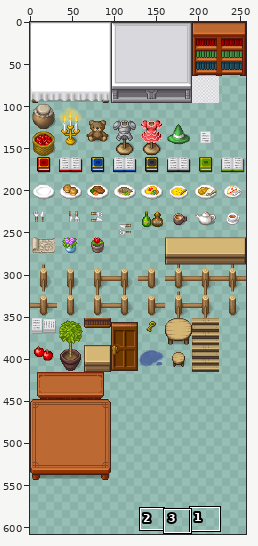
Edited in one commit: sprite sheet (img/ambient.png). The picture above shows the old version from afar; the outline marks the close-up.
Close-up. Before:
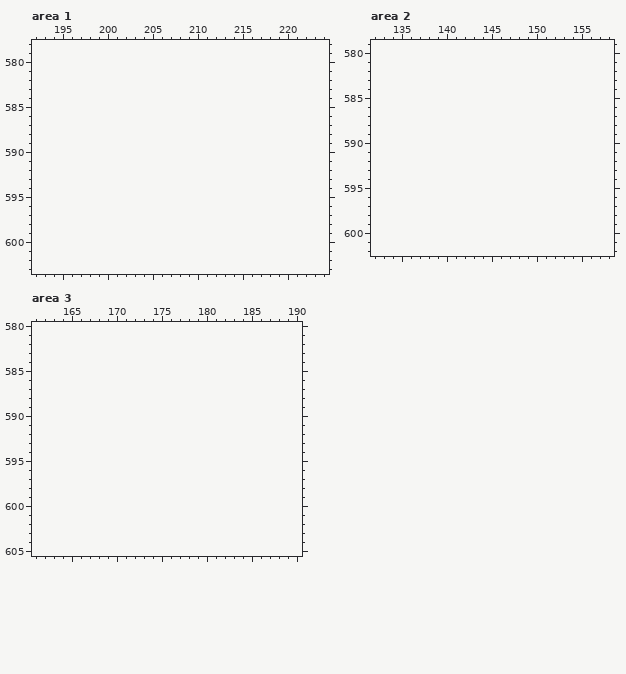
The file is 256x544 pixels. Pixels under 10% opacity are left out. Colours within 5 levels of each other are drawn and written as one. Shown: area 1: x 192..224, y 578..603; area 2: x 132..158, y 579..602; area 3: x 161..190, y 580..605. The old version is drawn lined up with the new one, on the new canvas. The commit also changed other parts of the picture, which this record leaves out.
Palette (. is transparent): 
Once edited:
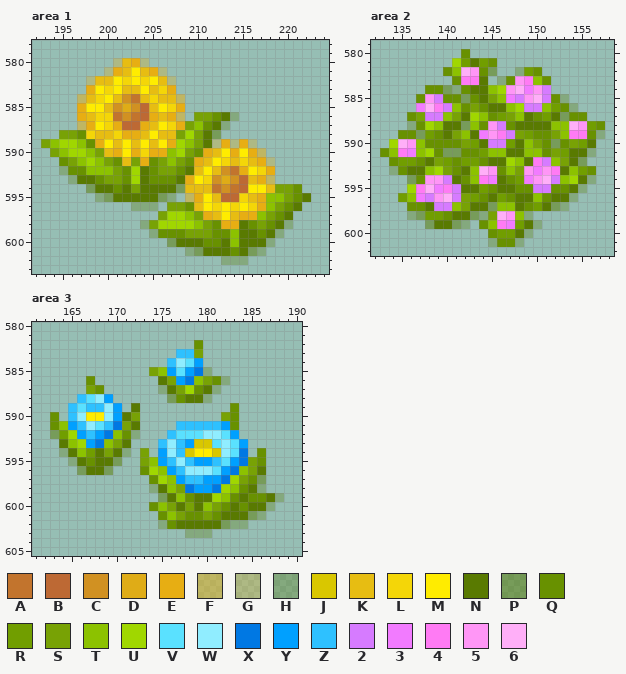
Colours new in this view: A #c2742d  B #bd6934  C #d19122  D #dfac17  E #e7ae13  F #e7ae1481  G #e8ae144c  H #5b79004c  J #d9c700  K #e7bd12  L #f4d608  M #ffec00  N #597a01  P #597b0281  Q #689100  R #719e00  S #78a205  T #8cc200  U #a0d700  V #5ae1ff  W #90edff  X #0078e3  Y #00a0ff  Z #2ec1ff  2 #d67bff  3 #f27bff  4 #ff7bf4  5 #ff96f6  6 #ffaff8
Diff:
canvas 256x544 -> 256x608
Changed rows in their new state; - is an unchanged pixel.
Area 1:
first column x 193:
580 --------GKEG------------------
581 -------GEKMKEG----------------
582 -----GKKMLMLMKG---------------
583 -----EMLMKKMKLE---------------
584 ----FKLMKCAKLKKF--------------
585 ----EMMKCDCBKMLE--------------
586 ----EKLLACABEKEF-SSQNH--------
587 ----FEMLEBBEKMLESTQNH---------
588 --SSQLKKLEEKMKKSUSNP----------
589 STUUTQEMKMKMKMEUTSNGEGEG------
590 -STUUTSKEMELEETUSQEKMEMEF-----
591 --QSTUTSQKSEQSTSQEKMLKLKEG----
592 --HQQTTTSQUNQSSQNKMKCAEMLE----
593 ---HNNQSSQUNQQQNEMLCDCBKEF----
594 -----PNNQNSNNNNPKKKACABMMKSSQ-
595 ------HPNNNNNPH-FEMKBBLKETTSQN
596 ----------HHH-SSQKMLMLMLETSQN-
597 -------------SUUTSEKMKEETSQN--
598 -----------HSUUUUTSQEENQSQNH--
599 ------------HQQQSSSQQTNNQNH---
600 --------------PNNNQQNTNNNH----
601 ----------------HPNNNQNPH-----
602 --------------------HHH-------
Area 2:
first column x 133:
580 ---------Q---------------
581 --------URNRQ------------
582 -------QT65QP--HRQ-------
583 --------Q44N-HQ54TQ------
584 -----QQPHQNNTU56352------
585 ----Q52QQPQNST32562QH----
586 ----3642TQSQNNTU22TRQH---
587 ---QS22TSNUTQRSTNQRNPQQ--
588 ---HQUTNNPTQ52QNNNNTT65RQ
589 --QQPRQNSTN3542SRQQST44QH
590 -U65TQQQQSRN22RNTSQPQSRN-
591 QT43TUQPPQQRTTNNTTQSRNNH-
592 -QRRQNSRQRRQNNUTN42TSNP--
593 -HQNNTUSQNT65QTS5354NTRQ-
594 ---PQ552NQT43NQR3562TUNH-
595 ---U46342NNRQNNQQ22QQNH--
596 --RT32562SRQNRQNNTQNNH---
597 ---QQN22TSNNPTTNQRNPH----
598 ---HPRRQNNPHS65TH--------
599 -----PNNPH-QT43RNH-------
600 ------------QRRNH--------
601 ------------HQQH---------
Area 3:
first column x 163:
582 ----------------Q---------
583 --------------ZZS---------
584 -------------ZWVY---------
585 -----------STYVYXH--------
586 ----Q-------NSYXTSQH------
587 ----SQ------HNSUQNH-------
588 ---ZVWY------PQNNH--------
589 --ZVZZWY-N----------Q-----
590 Q-ZWMMWYNS---------SQ-----
591 QTYZWVZXSN----ZZZZZYQ-----
592 PRUYZYXTQH---ZVVVWWVY-----
593 -NTUYXTSN---ZWZYJJVWVY----
594 -HNTRNSNH-S-YWZJMMJWVX-Q--
595 --HNQNNP--STYZWZYYZVYXSQ--
596 ---PNNP---QUTYZWWWVYXTSN--
597 -----------QUTYZZYYXUSQP--
598 -----------HNTSXYYXUTQNH--
599 ------------PNTQNNUTQNQQNH
600 -----------QTSNSNTSQNQNNH-
601 ------------QTSQQSQNNNPH--
602 ------------HQNNNNNPHH----
603 ---------------HHH--------
